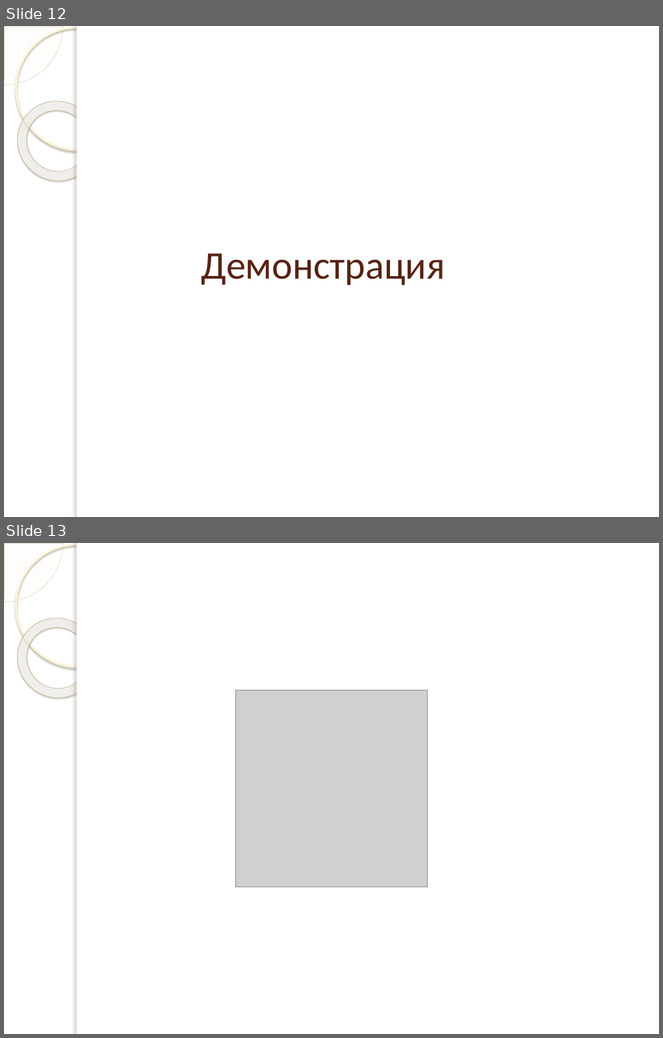
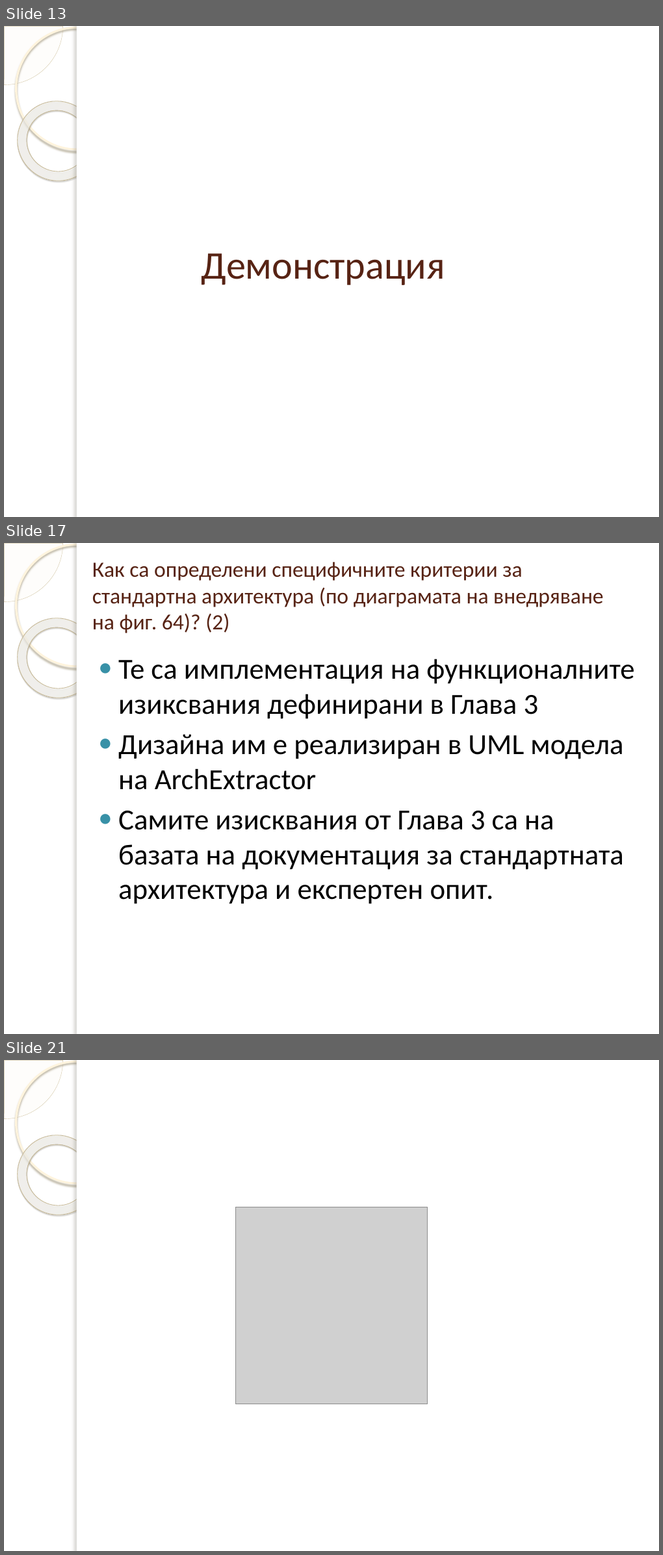
Before and after one commit to dmanev/ArchExtractor, a slide deck: ArchExtractor/doc/Presentation.pptx. Shown one above the other, each under a label of ours: slides 12 and 13 before the commit, slides 13, 17 and 21 after it; the slides between them are not shown. The pictures are 663x1038 and 663x1555 pixels, drawn with LibreOffice and Linux fonts; fonts in the diff are those of the drawing; grey boxes stand for pictures; background and template pictures are left out. Boxes give left, top, right and bottom in pixels: in the first picture for what was removed or moved away, otherwise in the second. Text is boxed around its words. In the diff, an @@ line names an element or a change of style, - is before the commit and + after.

```diff
--- a/ArchExtractor/doc/Presentation.pptx
+++ b/ArchExtractor/doc/Presentation.pptx
@@ slide 17 added at box(4, 543, 659, 1034), background picture (left out); not listed: 5 template elements that a slide beside it also shows @@
@@ title added at box(92, 562, 603, 633), 24 pt, text #572314 @@
+Как са определени специфичните критерии за стандартна архитектура (по диаграмата на внедряване на фиг. 64)? (2)
@@ text added at box(118, 659, 634, 904), 32 pt, text #000000 @@
+● Те са имплементация на функционалните изиксвания дефинирани в Глава 3
+● Дизайна им е реализиран в UML модела на ArchExtractor
+● Самите изисквания от Глава 3 са на базата на документация за стандартната архитектура и експертен опит.
@@ what was slide 12 is now slide 13 @@
@@ what was slide 13 is now slide 21 @@
```
Also in this commit, not shown: 6 slides changed, 7 other slides added, 3 other files.
